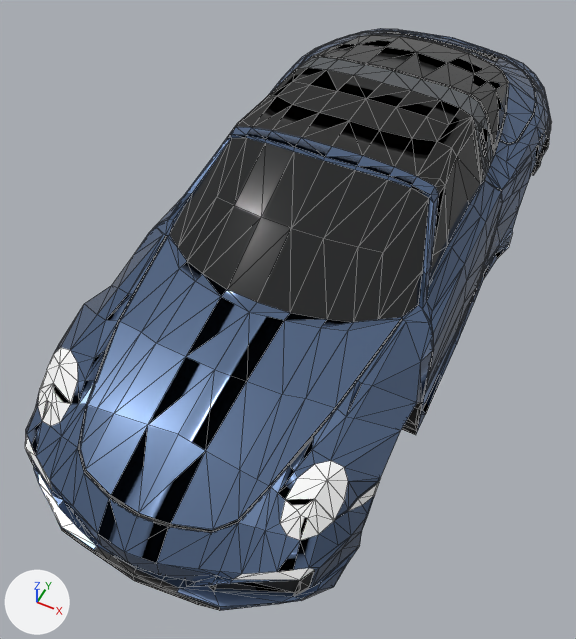
The glTF model public/assets/models/targa4s.glb: old version first, new version second.
Before and after are seen from a 50 mm camera at (1.36, -3.33, 3.5) aimed at (-0.04, -0.52, -0.02). Lighting does not change. The marker at lower left points along +X, +Y and +Z. The picture after the commit comes second. Mesh edges are drawn as thin lines. Vertices at exactly the same position are counted once.

Before the edit, the objects in view are built like this:
```python
mat_paint = principled_material('paint')
mat_paint.base_color = (0.0908, 0.15, 0.275)  # blue #556c8f
mat_paint.metallic = 0.55
mat_paint.roughness = 0.26
mat_paint.coat_weight = 0.5
mat_paint.coat_roughness = 0.15
me_cube = bpy.data.meshes.new('Cube')
me_cube.from_pydata(...)  # 1546 vertices, 3016 faces; spans x -0.93..0.93, y 0.0..4.5, z 0.01..1.15
# faces by material slot: [1198, 1354, 80, 100, 158, 126]
me_cube.materials.append(mat_paint)  # blue #556c8f
me_cube.materials.append(mat_blackspot)  # black #161616
me_cube.materials.append(mat_headlights)  # white #ffffff
me_cube.materials.append(mat_windows)  # black #05080b
me_cube.materials.append(mat_greyspot)  # grey #8c9196
me_cube.materials.append(mat_backlights)  # red #ea011f
ob_cube = bpy.data.objects.new('Cube', me_cube)
ob_cube.location = (0.0, -2.224, -0.184)
```
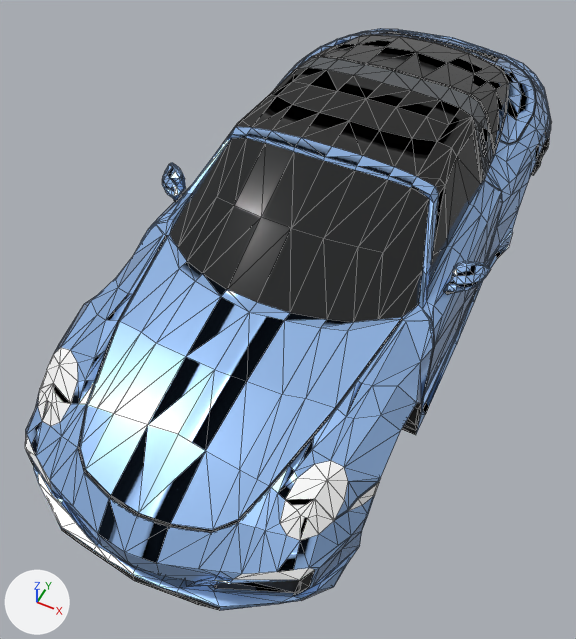
The change, as a list of edits to the scene's bpy script:
```text
Change mat_paint:
    mat_paint.base_color: (0.0908, 0.15, 0.275) -> (0.361, 0.591, 1.0)  # blue #556c8f -> blue #a2caff
Change me_cube:
    used by ob_cube; location = (0.0, -2.224, -0.184)
    remove me_cube.from_pydata(...)  # 1546 vertices, 3016 faces; spans x -0.93..0.93, y 0.0..4.5, z 0.01..1.15
    add me_cube.from_pydata(...)  # 1768 vertices, 3466 faces; spans x -0.98..0.98, y 0.0..4.5, z 0.01..1.15
    me_cube part 1: a new loose piece of 105 vertices spanning x 0.8..0.98, y 1.79..2.01, z 0.68..0.83
    me_cube part 2: a new loose piece of 105 vertices spanning x -0.98..-0.8, y 1.79..2.01, z 0.68..0.83
    me_cube part 3
    27 vertices are removed from x -0.87..0.87, y 0.06..3.89, z 0.32..0.8
    157 faces are deleted
    8 vertices in x -0.87..0.87, y 1.5..2.1, z 0.59..0.69 move by (0.0, 0.0, 0.03)
    7 vertices in x -0.81..0.81, y 1.59, z 0.69 move by (0.0, 0.0, 0.02)
    6 vertices in x -0.85..0.85, y 3.44..3.71, z 0.69..0.71 move by (0.0, 0.0, -0.02)
    3 vertices in x -0.31..0.41, y 0.04..0.06, z 0.21..0.32 move by (0.0, 0.01, 0.0)
    5 vertices move from x -0.83..0.83, y 2.1..2.48, z 0.66..0.69 to x -0.84..0.84, y 2.1..2.48, z 0.66..0.7
    33 vertices are added at x -0.86..0.86, y 0.07..3.94, z 0.32..0.77
    6 new vertices lie (0.0, 0.0, 0.25) away from vertices in x -0.87..0.87, y 1.5..1.51, z 0.37
    143 new faces join them, mat_paint (blue #a2caff)
    38 new faces join them, mat_blackspot (black #161616)
    me_cube part 4: 24 faces spanning x -0.75..0.75, y 0.0..0.25, z 0.11..0.31 switch from mat_blackspot (black #161616) to mat_paint (blue #a2caff)
```

What differs and where, as boxes [x1, y1, x2, y2] in the pictures (576 x 639 px; the box of a moved part takes in the faces that stretch with it):
'Cube', recoloured, reshaped (lighter)
    both: [25, 28, 552, 611]
part 1 of me_cube, added
    after: [443, 261, 490, 295]
part 2 of me_cube, added
    after: [162, 163, 186, 202]
part 3 of me_cube, moved or reshaped
    before: [52, 30, 549, 587]
    after: [53, 30, 548, 587]
part 4 of me_cube, recoloured
    both: [94, 546, 216, 592]
